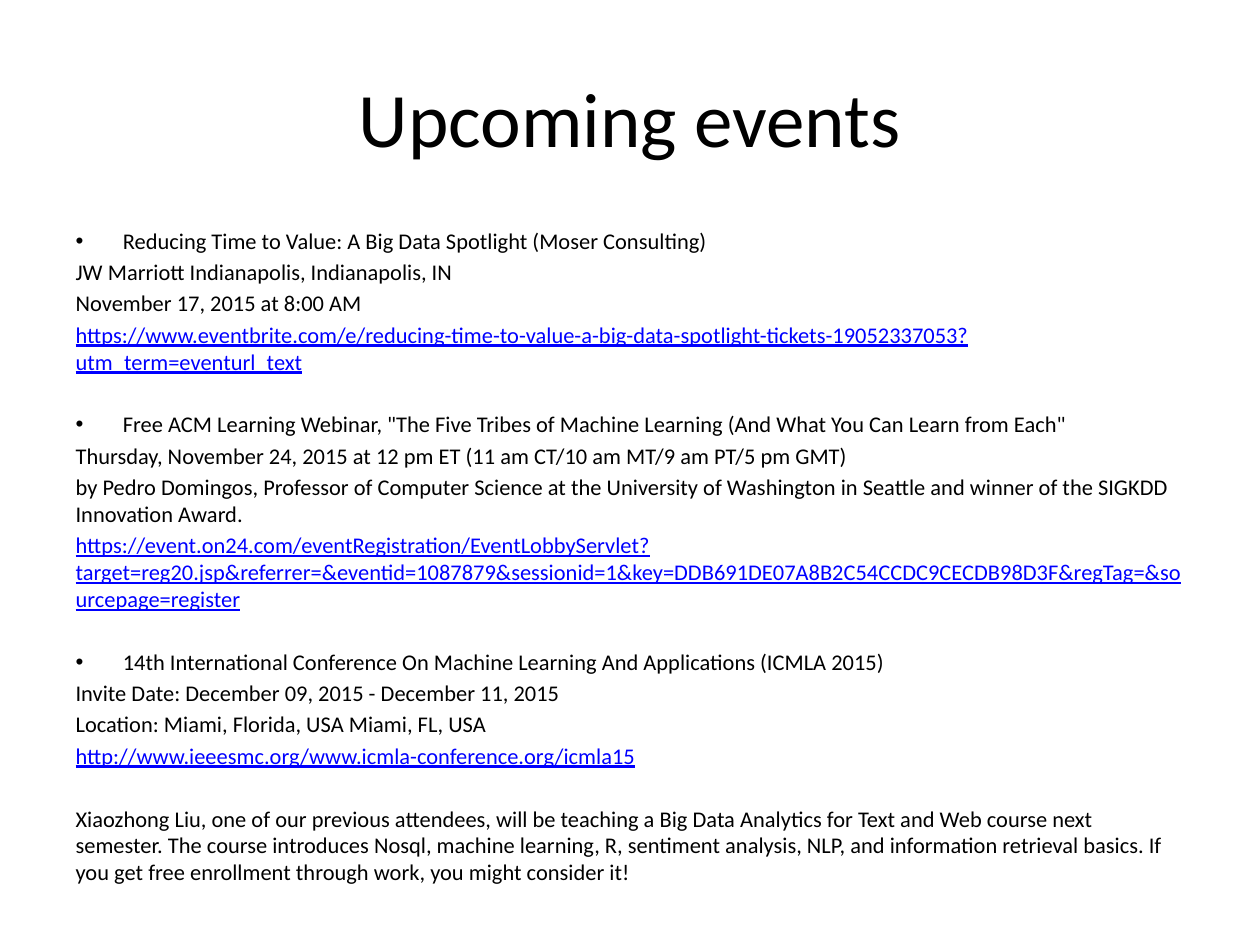
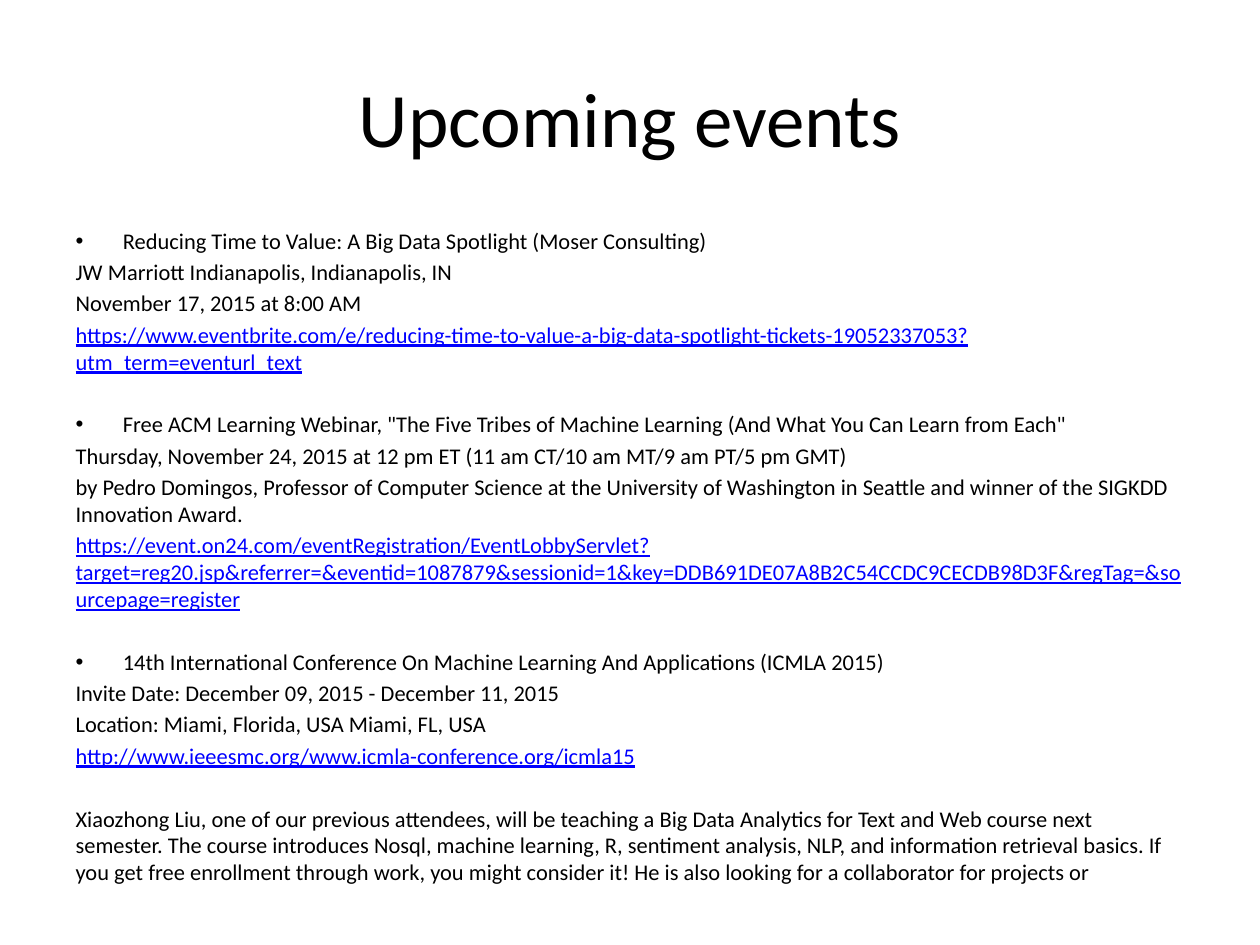
Before and after one commit to dsindy/presentations, a slide deck: slide 6 of nov2015/Nov15.pptx (slide 5 before the commit). Drawn at 1260x945 pixels with LibreOffice and Linux fonts; fonts in the diff are those of the drawing. Boxes give left, top, right and bottom in pixels: in the first picture for what was removed or moved away, otherwise in the second. Text is boxed around its words. In the diff, an @@ line names an element or a change of style, - is before the commit and + after.

```diff
--- a/nov2015/Nov15.pptx
+++ b/nov2015/Nov15.pptx
@@ text at <box>76,811,1161,884</box>: text changed @@
-Xiaozhong Liu, one of our previous attendees, will be teaching a Big Data Analytics for Text and Web course next semester. The course introduces Nosql, machine learning, R, sentiment analysis, NLP, and information retrieval basics. If you get free enrollment through work, you might consider it!
+Xiaozhong Liu, one of our previous attendees, will be teaching a Big Data Analytics for Text and Web course next semester. The course introduces Nosql, machine learning, R, sentiment analysis, NLP, and information retrieval basics. If you get free enrollment through work, you might consider it! He is also looking for a collaborator for projects or
```
Also in this commit, not shown: 1 slide added.
